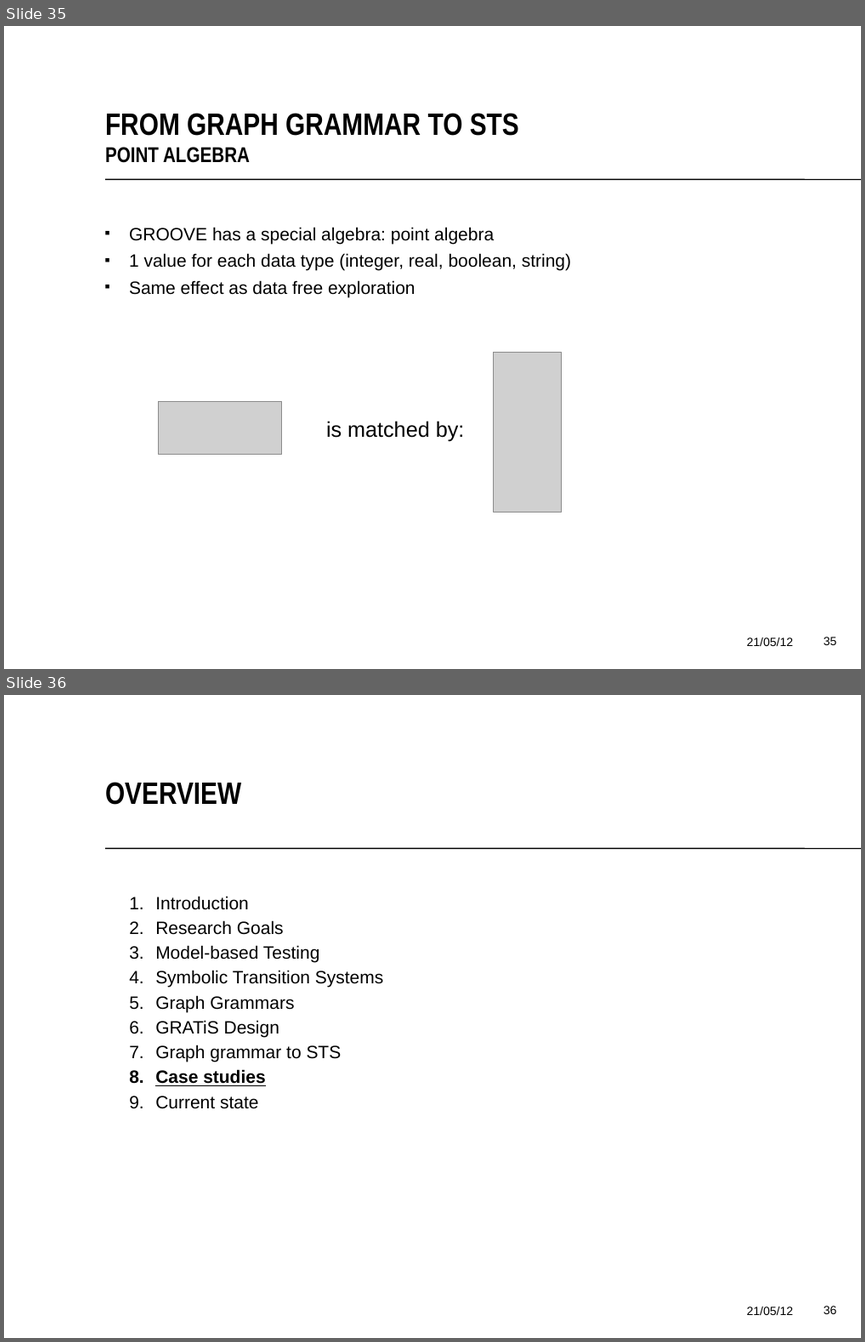
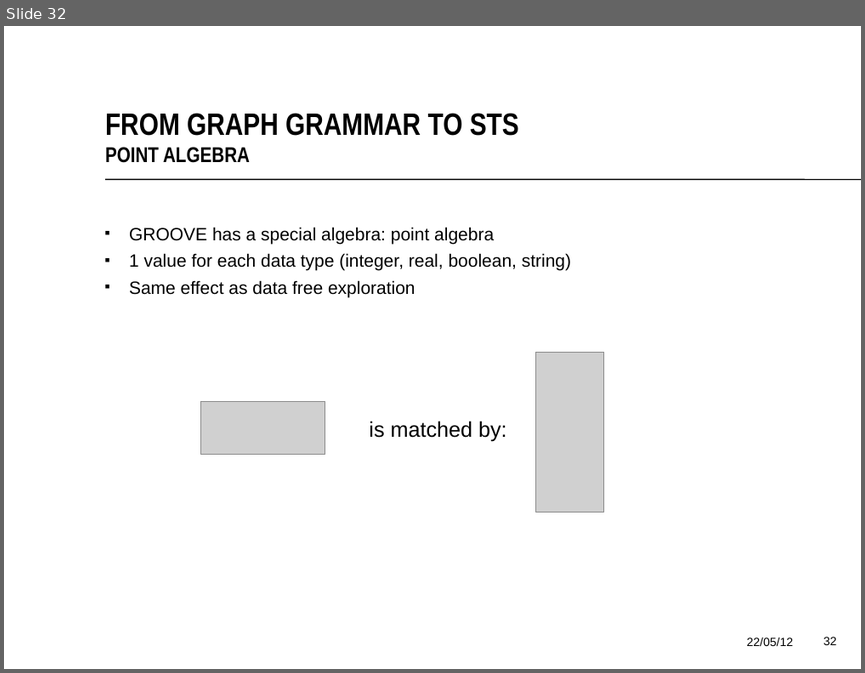
Before and after one commit to vincentdebruijnut/MBT-with-GTS, a slide deck: Final-thesis/presentation/presentatie.odp. Shown one above the other, each under a label of ours: slides 35 and 36 before the commit, slide 32 after it. The pictures are 865x1342 and 865x673 pixels, drawn with LibreOffice and Linux fonts; fonts in the diff are those of the drawing; grey boxes stand for pictures; background and template pictures are left out. Boxes give left, top, right and bottom in pixels: in the first picture for what was removed or moved away, otherwise in the second. Text is boxed around its words. In the diff, an @@ line names an element or a change of style, - is before the commit and + after.

Commit message:
model

```diff
--- a/Final-thesis/presentation/presentatie.odp
+++ b/Final-thesis/presentation/presentatie.odp
@@ slide 36 removed at <box>4,695,861,1338</box>, background #FFFFFF; not listed: 1 template element that a slide beside it also shows @@
@@ title removed at <box>105,782,241,805</box> @@
-OVERVIEW
@@ text removed at <box>155,896,383,1109</box> @@
-  1. Introduction
-  2. Research Goals
-  3. Model-based Testing
-  4. Symbolic Transition Systems
-  5. Graph Grammars
-  6. GRATiS Design
-  7. Graph grammar to STS
-  8. Case studies
-  9. Current state
@@ text removed at <box>747,1306,793,1315</box> @@
-21/05/12
@@ page number removed at <box>823,1305,837,1314</box> @@
-36
@@ what was slide 35 is now slide 32 @@
@@ slide 32 changed as well @@
@@ 2 pictures, 1 text: place and size @@
-2 pictures, 1 text at <box>158,352,561,512</box>
+2 pictures, 1 text at <box>201,352,604,512</box>
@@ text at <box>747,637,793,646</box>: text changed @@
-21/05/12
+22/05/12
@@ page number at <box>823,636,837,645</box>: text changed @@
-35
+32
```
Also in this commit, not shown: 35 other slides changed, 2 other slides removed, 30 other files.
